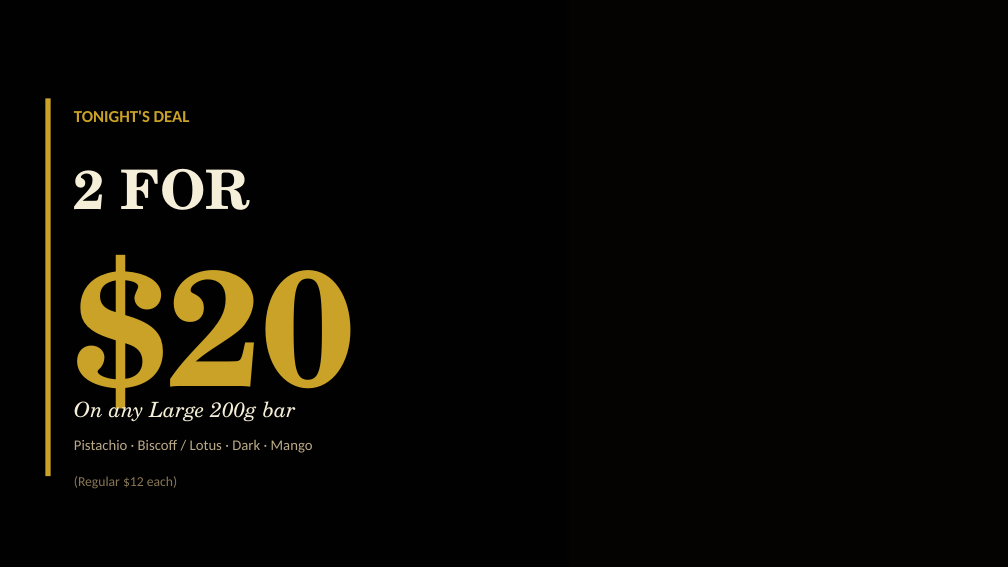
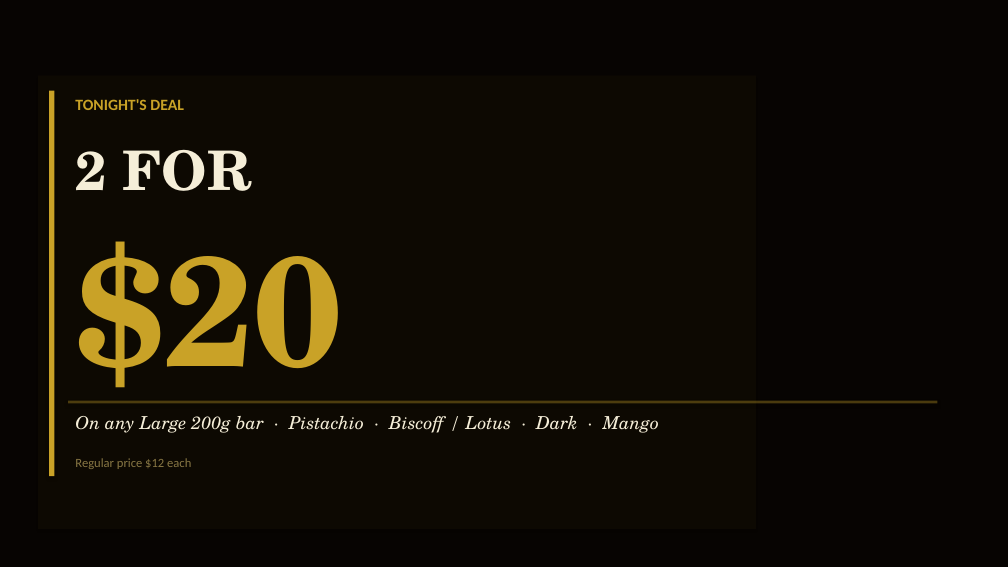
Before and after one commit to mnfadawi/hi, a slide deck: slide 5 of sahara-bites-fun-fair.pptx. Drawn at 1008x567 pixels with LibreOffice and Linux fonts; fonts in the diff are those of the drawing; background and template pictures are left out. Boxes give left, top, right and bottom in pixels: in the first picture for what was removed or moved away, otherwise in the second. Text is boxed around its words. In the diff, an @@ line names an element or a change of style, - is before the commit and + after.

```diff
--- a/sahara-bites-fun-fair.pptx
+++ b/sahara-bites-fun-fair.pptx
@@ background picture (left out) to #070402 @@
@@ rectangle removed at (x1=0, y1=0, x2=1008, y2=567) @@
@@ rectangle resized from (x1=0, y1=0, x2=567, y2=567) to (x1=38, y1=76, x2=756, y2=529) @@
@@ rectangle at (x1=38, y1=76, x2=756, y2=529): fill #020101 at 60% opacity to #C9A227 at 4% opacity @@
@@ rectangle resized from (x1=45, y1=98, x2=51, y2=476) to (x1=49, y1=91, x2=54, y2=476) @@
@@ text "TONIGHT'S DEAL" moved from (x1=74, y1=110, x2=190, y2=122) to (x1=75, y1=99, x2=184, y2=110) @@
@@ text "TONIGHT'S DEAL" at (x1=75, y1=99, x2=184, y2=110): size 16 to 15 pt @@
@@ text "2 FOR" moved from (x1=74, y1=168, x2=250, y2=210) to (x1=75, y1=149, x2=251, y2=191) @@
@@ text "$20" moved from (x1=74, y1=255, x2=356, y2=422) to (x1=75, y1=241, x2=343, y2=417) @@
@@ text "$20" at (x1=75, y1=241, x2=343, y2=417): size 156 to 148 pt @@
@@ rectangle added at (x1=68, y1=401, x2=938, y2=404), fill #C9A227 at 35% opacity @@
@@ text at (x1=75, y1=416, x2=660, y2=433): text changed; size 20 to 17 pt @@
-On any Large 200g bar
+On any Large 200g bar · Pistachio · Biscoff / Lotus · Dark · Mango
@@ text removed at (x1=74, y1=440, x2=313, y2=453) @@
-Pistachio · Biscoff / Lotus · Dark · Mango
@@ text at (x1=75, y1=458, x2=191, y2=469): text changed; size 13 to 12 pt; text colour #887755 to #887744 @@
-(Regular $12 each)
+Regular price $12 each
```
Also in this commit, not shown: 6 other slides changed.
